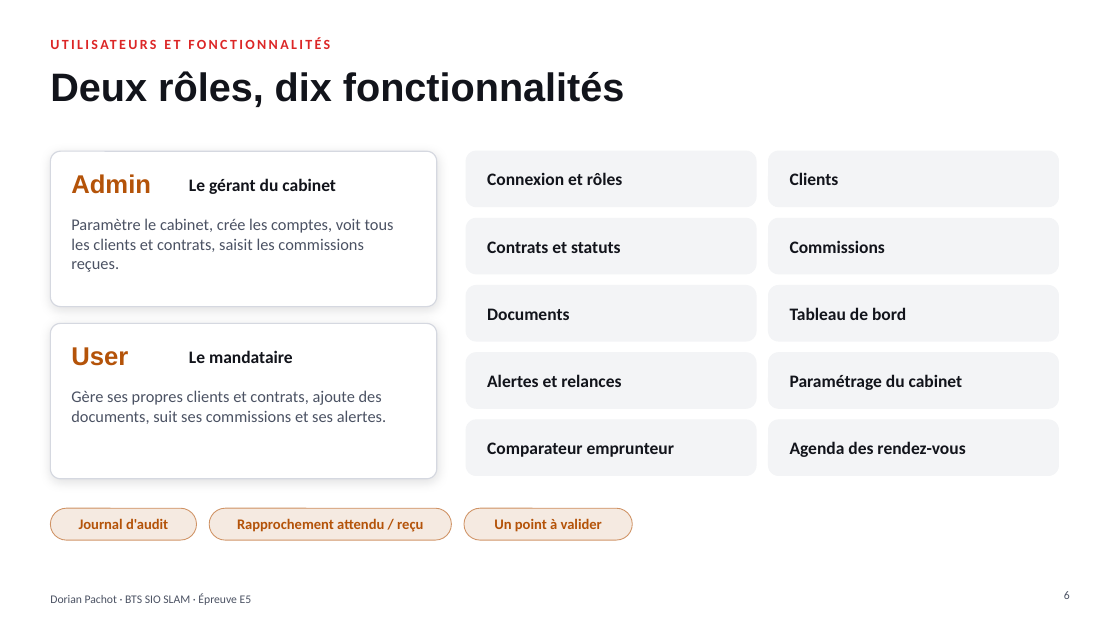
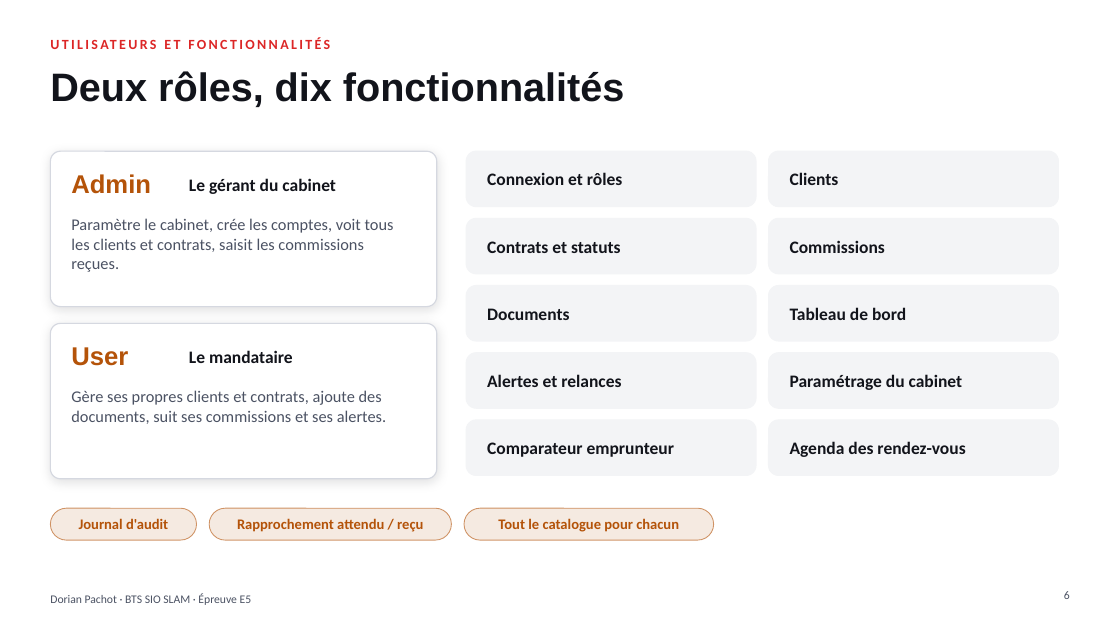
Before and after one commit to dorianpachot-create/portefollio, a slide deck: slide 6 of assets/presentation/Presentation_E5_Dorian_Pachot.pptx. Drawn at 1120x630 pixels with LibreOffice and Linux fonts; fonts in the diff are those of the drawing. Boxes give left, top, right and bottom in pixels: in the first picture for what was removed or moved away, otherwise in the second. Text is boxed around its words. In the diff, an @@ line names an element or a change of style, - is before the commit and + after.

```diff
--- a/assets/presentation/Presentation_E5_Dorian_Pachot.pptx
+++ b/assets/presentation/Presentation_E5_Dorian_Pachot.pptx
@@ rounded rectangle: place and size @@
-rounded rectangle at [464,508,632,540]
+rounded rectangle at [464,508,713,540]
@@ text at [498,518,679,532]: text changed @@
-Un point à valider
+Tout le catalogue pour chacun
```
Also in this commit, not shown: 1 other slide changed, 37 other files.
